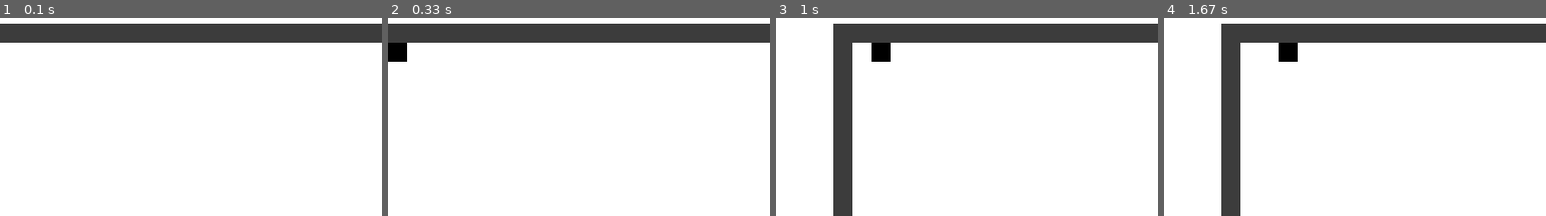
Above: before the commit, frames 1-4 (left to right).
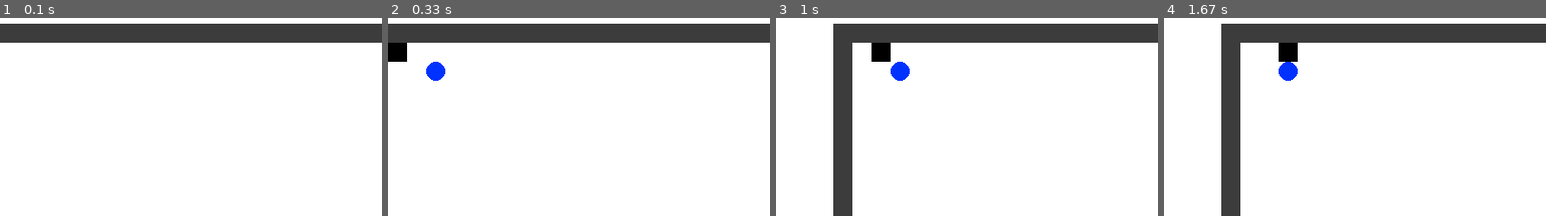
Above: after the commit, the same moments.

Repository: PygameProjects/OpenSource_rpg
Game: pygame game, started from main.py
Two runs of this game, one before a commit and one after it. Both use one fixed random seed, a clock stepped at 60 frames per second and the inputs below.
Inputs:
- Up to frame 1 (0.1 s): no input
- Up to frame 2 (0.33 s): no input
- Up to frame 3 (1 s): hold Right 0.33-0.8 s; hold Up from 0.83 s (still down)
- Up to frame 4 (1.67 s): release Up at 1.13 s; hold Right 1.17-1.63 s
The pictures show only the part of the screen within x 0-50%, y 0-50%; the shares and areas given below are measured in that part.

Frame 1 is identical in both runs. In frame 2, 0.4% of the frame differs, in the area x 10-15%, y 22-32%; in frame 3, 0.4%; in frame 4, 0.4%.

Commit message:
Added additional items to map. Map is no longer booleans.

Diff:
--- a/game.py
+++ b/game.py
@@ -30,6 +30,7 @@
         self.background = background
         self.screen_width, self.screen_height = screen_width, screen_height
         self.tile_size = tile_size
+        self.half_tile_size = int(tile_size / 2)
         self.tiles = self.read_mapfile('map.txt')
         self.camerax, self.cameray = 200, -300
 
@@ -37,7 +38,10 @@
         """
         Reads a text file called filename and generates the map
 
-        Input: Text file with spaces and #'s
+        Input: Text file with spaces and the following characters
+            # - Wall
+            @ - Key
+            $ - Gold
         Output: 2 dimensional array of booleans
         """
         assert os.path.exists(filename), 'Cannot find the level file: %s' % (filename)
@@ -55,9 +59,9 @@
                 levelmap.append([])
                 for i in line:
                     if i == ' ':
-                        levelmap[linenum].append(False)
-                    elif i == '#':
-                        levelmap[linenum].append(True)
+                        levelmap[linenum].append('.')
+                    elif i in ('#', '@', '$'):
+                        levelmap[linenum].append(i)
                     else:
                         print("UNKONWN CHARACTER IN MAP FILE")
 
@@ -97,8 +101,14 @@
         """
         for y in range(len(tiles)):
             for x in range(len(tiles[y])):
-                if tiles[y][x]:
-                    pygame.draw.rect(mapsurf, GRAY, [x * self.tile_size, y * self.tile_size, self.tile_size, self.tile_size], 0);
+                tile = tiles[y][x]
+                if tile != '.':
+                    if tile == '#':
+                        pygame.draw.rect(mapsurf, GRAY, [x * self.tile_size, y * self.tile_size, self.tile_size, self.tile_size], 0);
+                    elif tile == '@':
+                        pygame.draw.circle(mapsurf, BLUE, [x * self.tile_size + self.half_tile_size, y * self.tile_size + self.half_tile_size], self.half_tile_size, 0);
+                    elif tile == '$':
+                        pygame.draw.circle(mapsurf, GREEN, [x * self.tile_size + self.half_tile_size, y * self.tile_size + self.half_tile_size], self.half_tile_size, 0);
 
     def run(self):
         running = True
--- a/map.txt
+++ b/map.txt
@@ -1,6 +1,6 @@
 #########################################################################
 #                                                                       #
-#                                                                       #
+#  @                                                                     #
 #                                                                       #
 #                                                                       #
 #                                                                       #
--- a/player.py
+++ b/player.py
@@ -35,11 +35,11 @@
         """
         if x != 0:
             new_x = self.x + x
-            if not tiles[self.y][new_x]:
+            if not tiles[self.y][new_x] == '#':
                 self.x = new_x
         if y != 0:
             new_y = self.y + y
-            if not tiles[new_y][self.x]:
+            if not tiles[new_y][self.x] == '#':
                 self.y = new_y
 
     def draw(self, screen):
